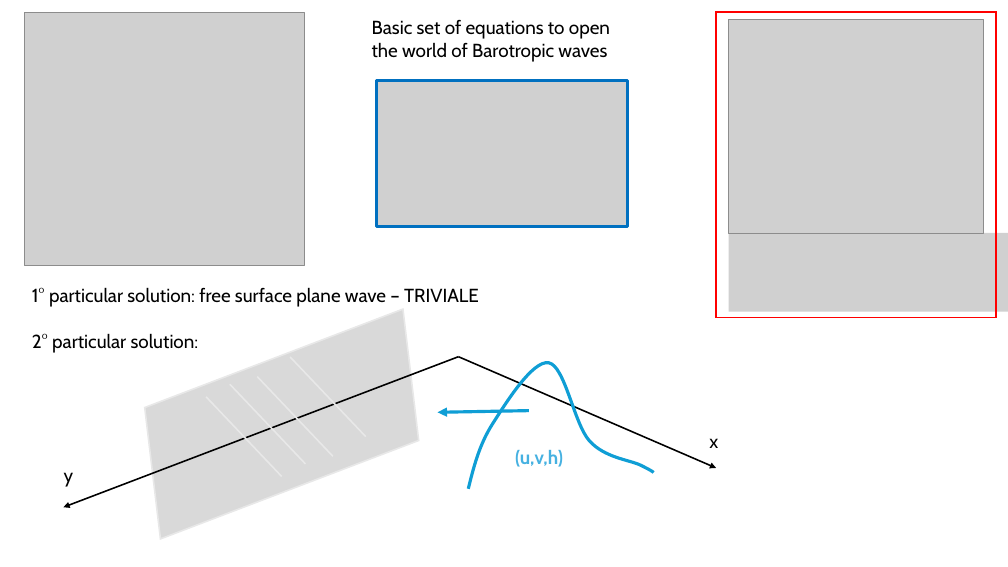
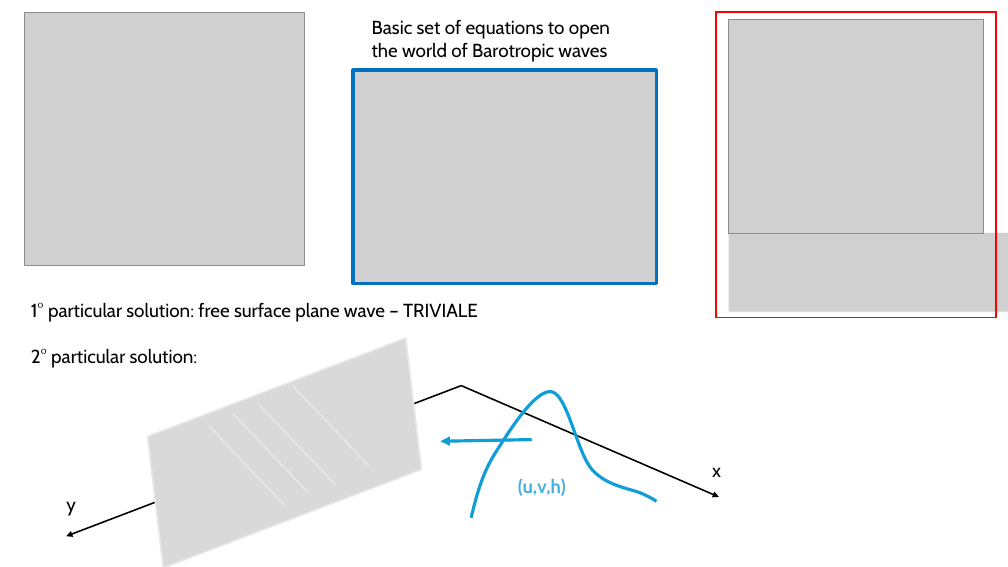
Before and after one commit to meteorologopazzo/meteorologopazzo, a slide deck: slide 4 of waves_presentation/waves.pptx. Drawn at 1008x567 pixels with LibreOffice and Linux fonts; fonts in the diff are those of the drawing; grey boxes stand for pictures. Boxes give left, top, right and bottom in pixels: in the first picture for what was removed or moved away, otherwise in the second. Text is boxed around its words. In the diff, an @@ line names an element or a change of style, - is before the commit and + after.

```diff
--- a/waves_presentation/waves.pptx
+++ b/waves_presentation/waves.pptx
@@ picture: place and size @@
-picture at [377, 80, 628, 226]
+picture at [353, 70, 656, 284]
@@ text "1° particular solution: free surface ...": place and size @@
-text "1° particular solution: free surface ..." at [32, 287, 479, 353]
+text "1° particular solution: free surface ..." at [31, 302, 478, 368]
@@ parallelogram: place and size @@
-parallelogram at [115, 309, 449, 539]
+parallelogram at [117, 338, 451, 567]
@@ 4 lines, 3 texts, 3 arrows, 1 freeform shape: place and size @@
-4 lines, 3 texts, 3 arrows, 1 freeform shape at [64, 357, 718, 507]
+4 lines, 3 texts, 3 arrows, 1 freeform shape at [66, 386, 721, 536]
```
Also in this commit, not shown: 3 other slides changed, 7 slides added, 1 slide removed.
